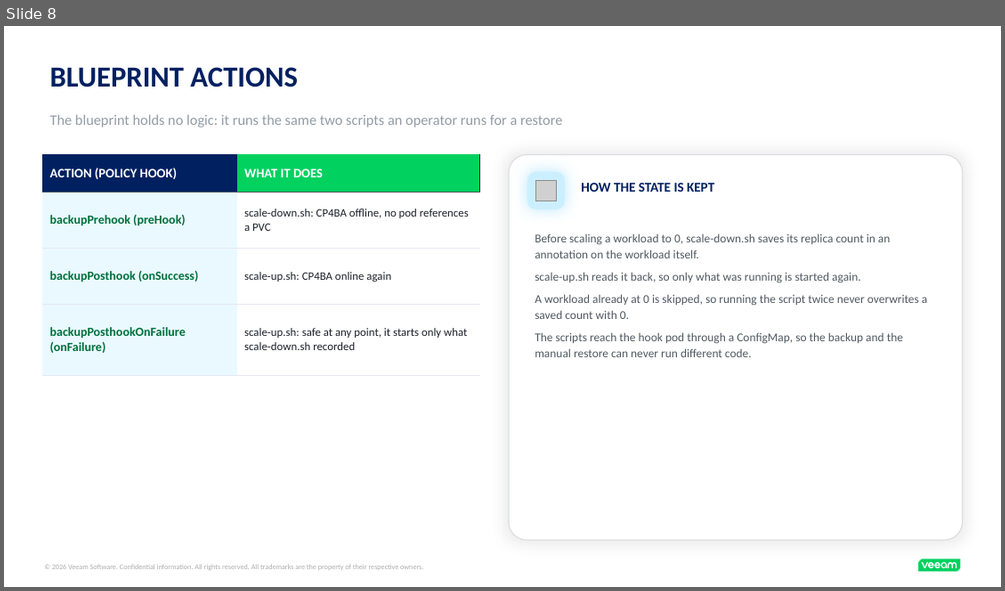
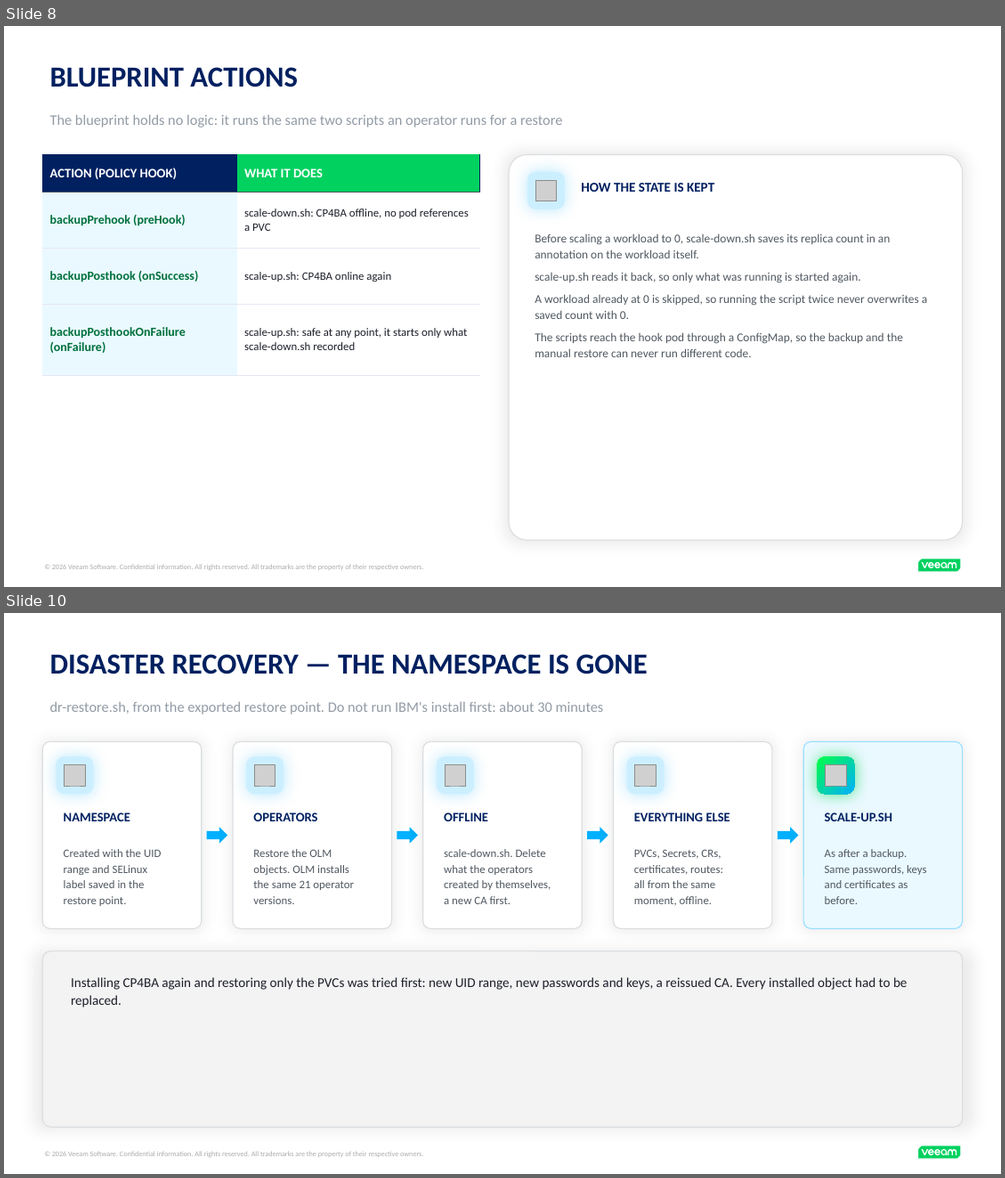
Before and after one commit to kastenhq/blueprint-ai, a slide deck: cp4ba-example/cp4ba.pptx. Shown one above the other, each under a label of ours: slide 8 before the commit, slides 8 and 10 after it; the slides between them are not shown. The pictures are 1005x591 and 1005x1178 pixels, drawn with LibreOffice and Linux fonts; fonts in the diff are those of the drawing; grey boxes stand for pictures. Boxes give left, top, right and bottom in pixels: in the first picture for what was removed or moved away, otherwise in the second. Text is boxed around its words. In the diff, an @@ line names an element or a change of style, - is before the commit and + after.

```diff
--- a/cp4ba-example/cp4ba.pptx
+++ b/cp4ba-example/cp4ba.pptx
@@ slide 10 added at (4, 613, 1001, 1174), background #FFFFFF; not listed: 9 template elements that a slide beside it also shows @@
@@ text added at (50, 654, 647, 674), 28 pt, text #002060, bold @@
+DISASTER RECOVERY — THE NAMESPACE IS GONE
@@ text added at (50, 702, 604, 714), 14 pt, text #929BA5 @@
+dr-restore.sh, from the exported restore point. Do not run IBM's install first: about 30 minutes
@@ rounded rectangle added at (43, 742, 202, 929), fill #FFFFFF, outline #DBDEE1 1 pt @@
@@ rounded rectangle added at (233, 742, 391, 929), fill #FFFFFF, outline #DBDEE1 1 pt @@
@@ rounded rectangle added at (423, 742, 582, 929), fill #FFFFFF, outline #DBDEE1 1 pt @@
@@ rounded rectangle added at (614, 742, 772, 929), fill #FFFFFF, outline #DBDEE1 1 pt @@
@@ rounded rectangle added at (803, 742, 962, 929), fill #EAF9FF, outline #99DFFF 1 pt @@
@@ rounded rectangle added at (57, 756, 94, 794), fill #CCEFFF @@
@@ picture added at (65, 765, 86, 786) @@
@@ rounded rectangle added at (246, 756, 283, 794), fill #CCEFFF @@
@@ picture added at (254, 765, 275, 786) @@
@@ rounded rectangle added at (437, 756, 474, 794), fill #CCEFFF @@
@@ picture added at (445, 765, 465, 786) @@
@@ rounded rectangle added at (627, 756, 664, 794), fill #CCEFFF @@
@@ picture added at (635, 765, 656, 786) @@
@@ rounded rectangle added at (817, 756, 854, 794), fill gradient #00FF47 to #01B0FE @@
@@ picture added at (825, 765, 846, 786) @@
@@ text added at (64, 812, 130, 821), 12.5 pt, text #002060, bold @@
+NAMESPACE
@@ text added at (253, 812, 317, 821), 12.5 pt, text #002060, bold @@
+OPERATORS
@@ text added at (444, 812, 488, 821), 12.5 pt, text #002060, bold @@
+OFFLINE
@@ text added at (634, 812, 730, 821), 12.5 pt, text #002060, bold @@
+EVERYTHING ELSE
@@ text added at (825, 812, 892, 821), 12.5 pt, text #002060, bold @@
+SCALE-UP.SH
@@ text added at (64, 849, 161, 906), 11 pt, text #505861 @@
+Created with the UID
+range and SELinux
+label saved in the
+restore point.
@@ right arrow added at (207, 827, 227, 844), fill #01B0FE @@
@@ text added at (253, 849, 354, 904), 11 pt, text #505861 @@
+Restore the OLM
+objects. OLM installs
+the same 21 operator
+versions.
@@ right arrow added at (396, 827, 418, 844), fill #01B0FE @@
@@ text added at (444, 849, 550, 904), 11 pt, text #505861 @@
+scale-down.sh. Delete
+what the operators
+created by themselves,
+a new CA first.
@@ right arrow added at (587, 827, 608, 844), fill #01B0FE @@
@@ text added at (634, 849, 723, 906), 11 pt, text #505861 @@
+PVCs, Secrets, CRs,
+certificates, routes:
+all from the same
+moment, offline.
@@ right arrow added at (777, 827, 798, 844), fill #01B0FE @@
@@ text added at (825, 849, 926, 904), 11 pt, text #505861 @@
+As after a backup.
+Same passwords, keys
+and certificates as
+before.
@@ rounded rectangle added at (43, 951, 963, 1127), fill #F2F3F2, outline #DBDEE1 1 pt @@
@@ text added at (71, 977, 906, 1007), 13 pt, text #1D1F2A @@
+Installing CP4BA again and restoring only the PVCs was tried first: new UID range, new passwords and keys, a reissued CA. Every installed object had to be replaced.
```
Also in this commit, not shown: 5 slides changed, 5 other files.
